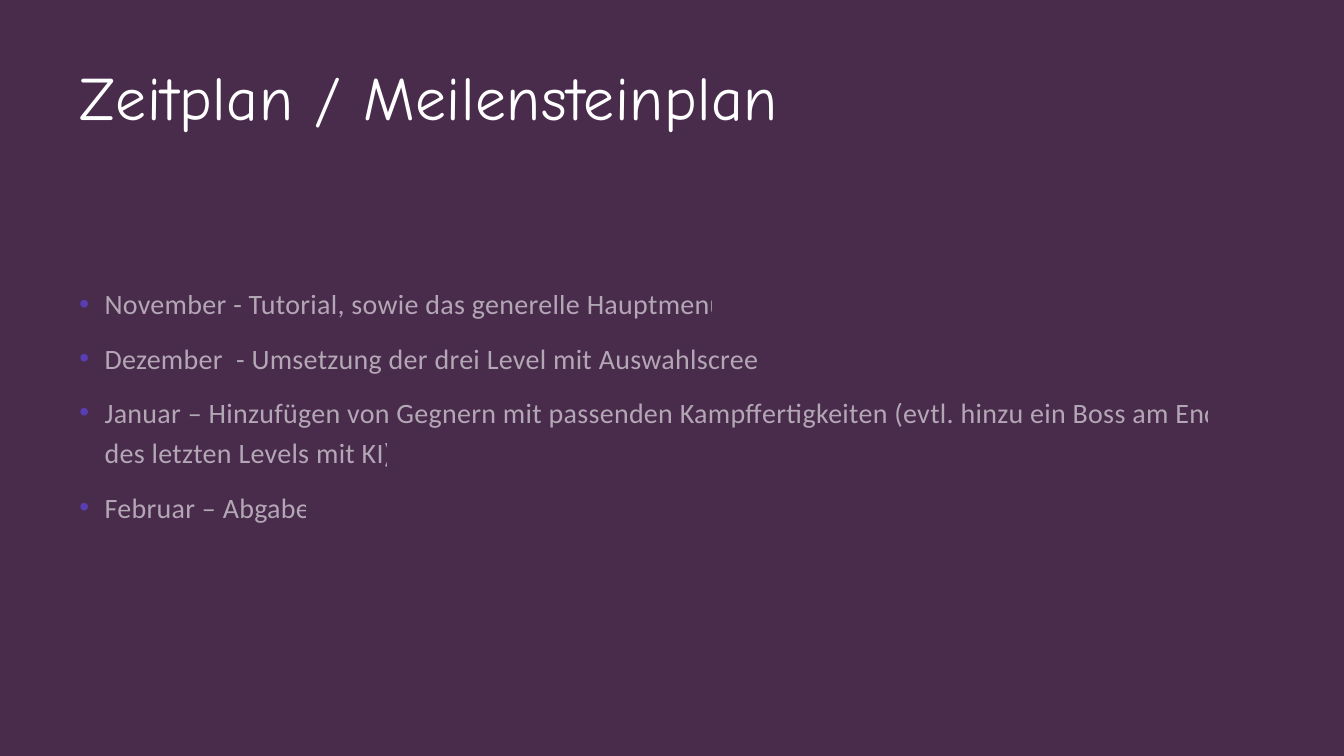
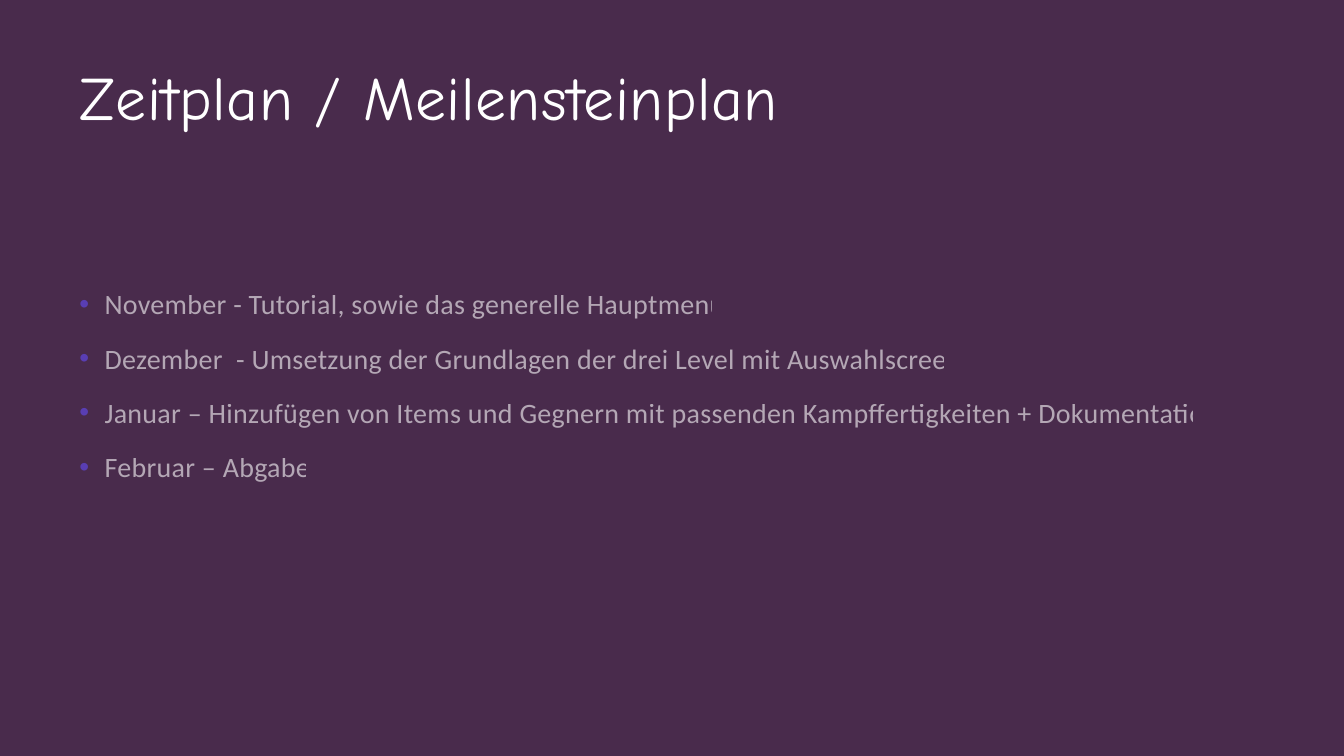
Before and after one commit to LeaMarieKindermann/Spieleprogrammierung, a slide deck: slide 6 of Spieleprogrammierung_Zwischenpräsentation.pptx (slide 5 before the commit). Drawn at 1344x756 pixels with LibreOffice and Linux fonts; fonts in the diff are those of the drawing. Boxes give left, top, right and bottom in pixels: in the first picture for what was removed or moved away, otherwise in the second. Text is boxed around its words. In the diff, an @@ line names an element or a change of style, - is before the commit and + after.

```diff
--- a/Spieleprogrammierung_Zwischenpräsentation.pptx
+++ b/Spieleprogrammierung_Zwischenpräsentation.pptx
@@ text at <box>105,349,1219,428</box>: text changed @@
-• Dezember - Umsetzung der drei Level mit Auswahlscreen
-• Januar – Hinzufügen von Gegnern mit passenden Kampffertigkeiten (evtl. hinzu ein Boss am Ende des letzten Levels mit KI)
+• Dezember - Umsetzung der Grundlagen der drei Level mit Auswahlscreen
+• Januar – Hinzufügen von Items und Gegnern mit passenden Kampffertigkeiten + Dokumentation
```
Also in this commit, not shown: 2 other slides changed, 2 slides added.
